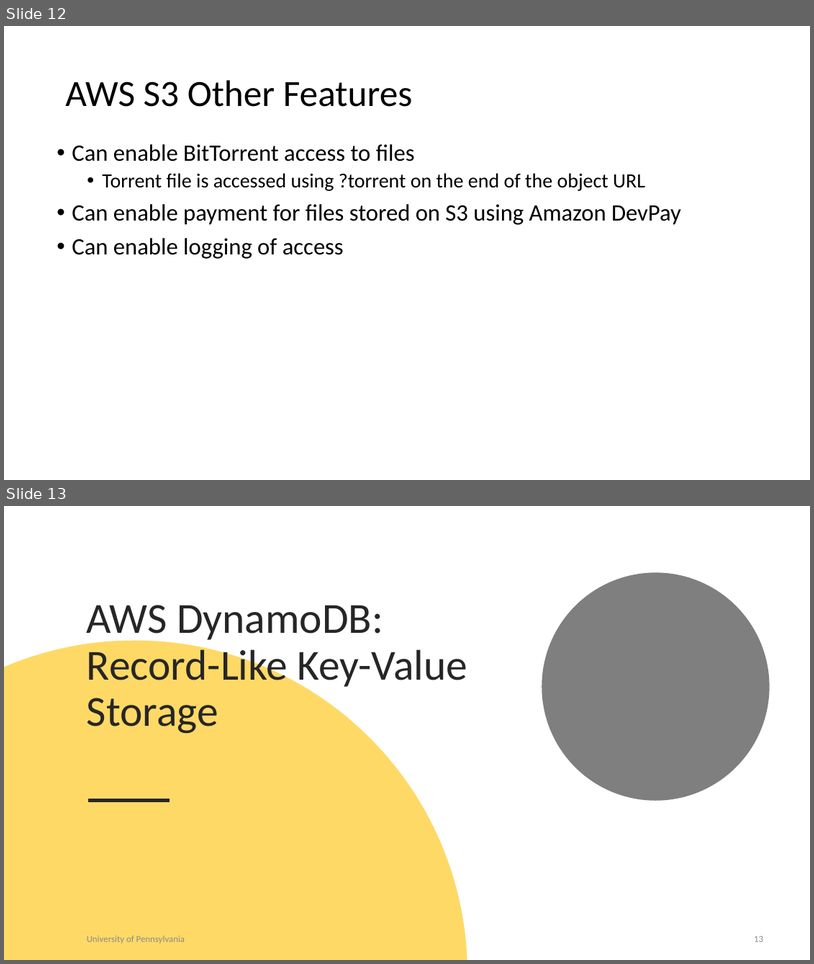
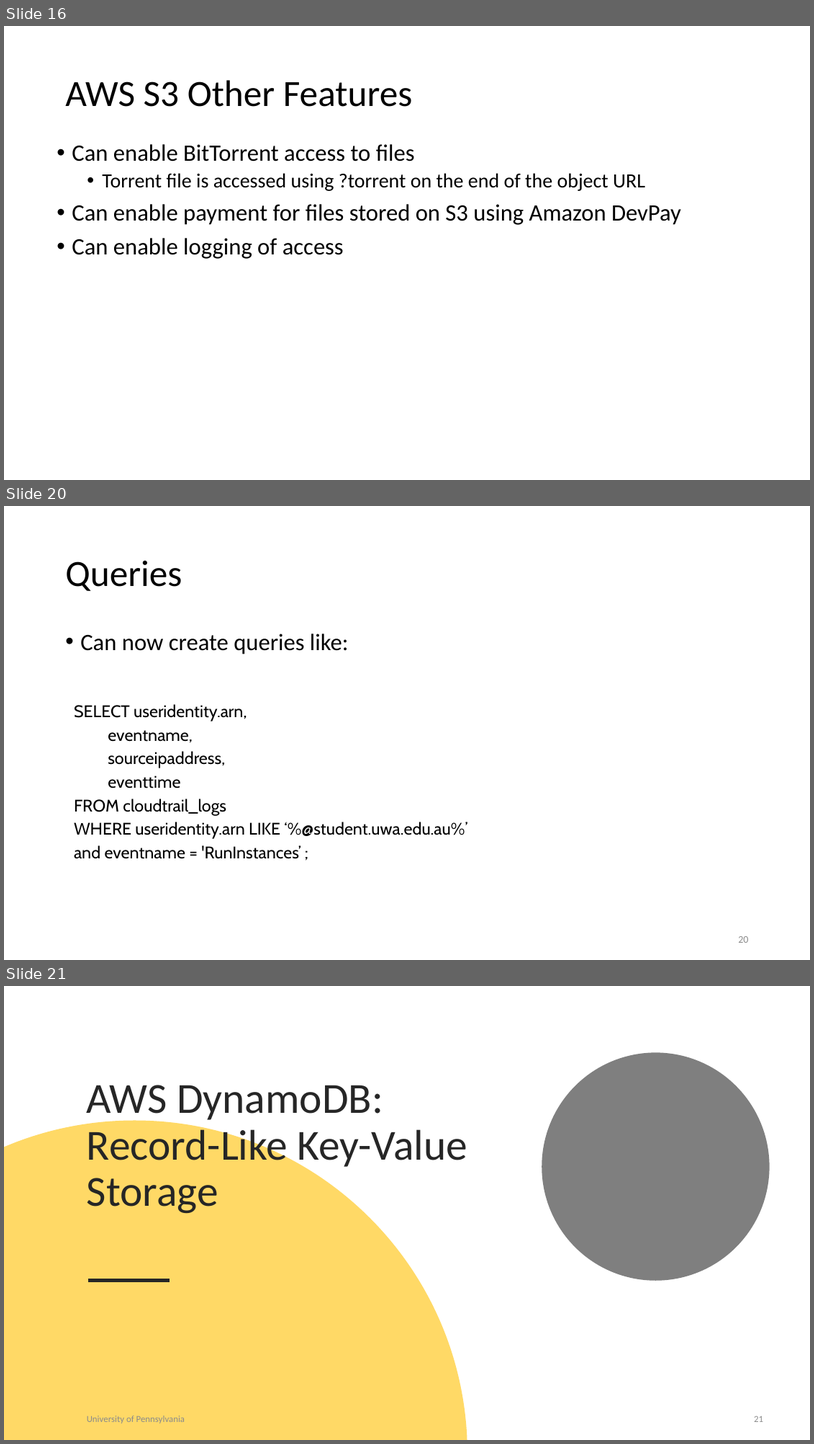
Before and after one commit to uwacsp/cits5503, a slide deck: Lectures/CITS5503LectureStorage.pptx. Shown one above the other, each under a label of ours: slides 12 and 13 before the commit, slides 16, 20 and 21 after it; the slides between them are not shown. The pictures are 814x964 and 814x1444 pixels, drawn with LibreOffice and Linux fonts; fonts in the diff are those of the drawing. Boxes give left, top, right and bottom in pixels: in the first picture for what was removed or moved away, otherwise in the second. Text is boxed around its words. In the diff, an @@ line names an element or a change of style, - is before the commit and + after.

```diff
--- a/Lectures/CITS5503LectureStorage.pptx
+++ b/Lectures/CITS5503LectureStorage.pptx
@@ slide 20 added at bbox=[4, 506, 810, 960], background #FFFFFF @@
@@ title added at bbox=[65, 560, 182, 591], 44 pt, text #000000 @@
+Queries
@@ text added at bbox=[80, 633, 349, 654], 28 pt, text #000000 @@
+• Can now create queries like:
@@ text added at bbox=[74, 704, 468, 859], 20 pt, text #000000 @@
+SELECT useridentity.arn,
+eventname,
+sourceipaddress,
+eventtime
+FROM cloudtrail_logs
+WHERE useridentity.arn LIKE ‘%@student.uwa.edu.au%’
+and eventname = 'RunInstances’ ;
@@ page number added at bbox=[738, 936, 748, 942], 12 pt, text #8C8C8C @@
+20
@@ what was slide 12 is now slide 16 @@
@@ what was slide 13 is now slide 21 @@
@@ page number at bbox=[754, 1416, 764, 1422]: text changed @@
-13
+21
```
Also in this commit, not shown: 2 slides changed, 7 other slides added, 1 other file.
